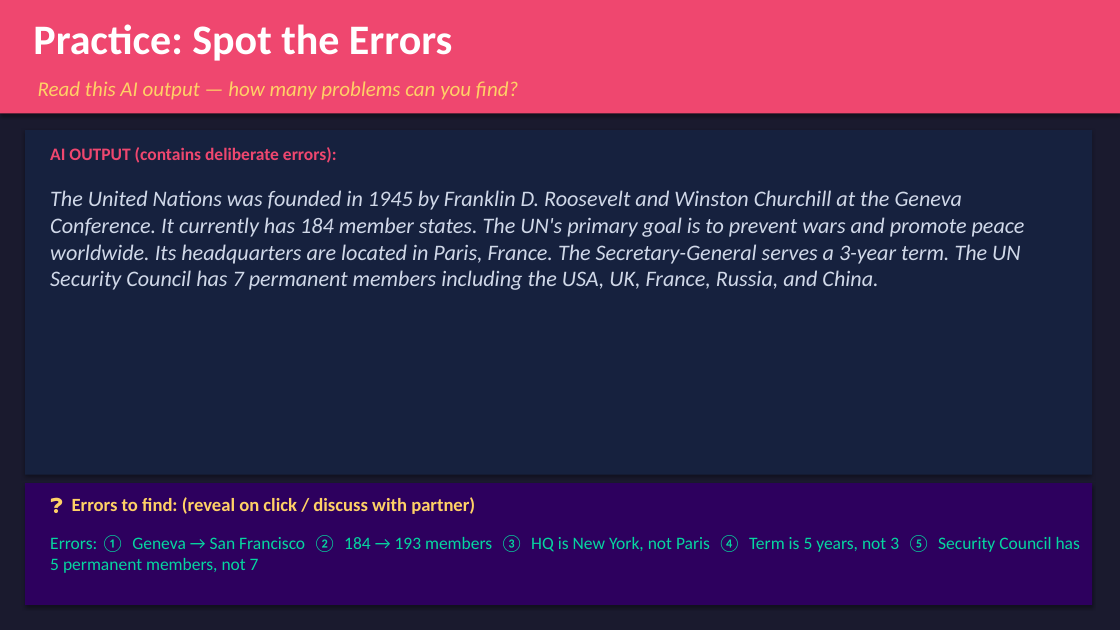
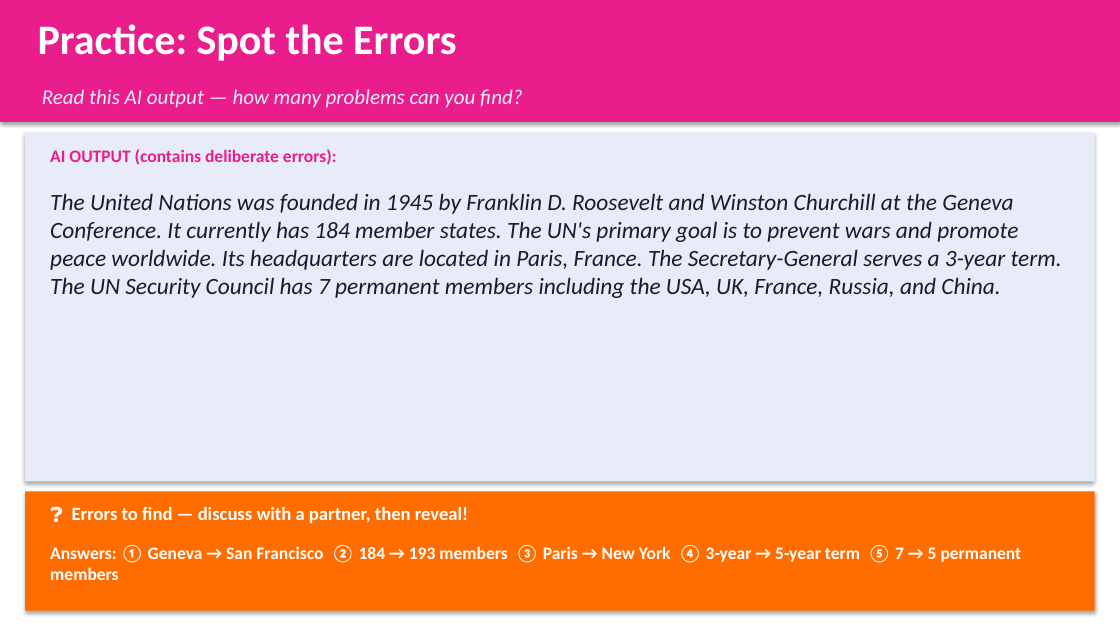
Before and after one commit to pegleg31/powerpoints, a slide deck: slide 32 of AI_Workshop_Presentation.pptx (slide 44 before the commit). Drawn at 1120x630 pixels with LibreOffice and Linux fonts; fonts in the diff are those of the drawing. Boxes give left, top, right and bottom in pixels: in the first picture for what was removed or moved away, otherwise in the second. Text is boxed around its words. In the diff, an @@ line names an element or a change of style, - is before the commit and + after.

```diff
--- a/AI_Workshop_Presentation.pptx
+++ b/AI_Workshop_Presentation.pptx
@@ background #1A1A2E to #FFFFFF @@
@@ rectangle: place and size @@
-rectangle at box(0, 0, 1120, 113)
+rectangle at box(0, 0, 1120, 122)
@@ rectangle at box(0, 0, 1120, 122): fill #EF476F to #E91E8C @@
@@ text "Practice: Spot the Errors": place and size @@
-text "Practice: Spot the Errors" at box(33, 24, 452, 61)
+text "Practice: Spot the Errors" at box(38, 24, 456, 61)
@@ text "Read this AI output — ...": place and size @@
-text "Read this AI output — ..." at box(38, 81, 518, 100)
+text "Read this AI output — ..." at box(42, 89, 522, 108)
@@ text "Read this AI output — ..." at box(42, 89, 522, 108): text colour #FFD166 to #E8ECF8 @@
@@ rectangle: place and size @@
-rectangle at box(25, 130, 1092, 475)
+rectangle at box(25, 133, 1095, 481)
@@ rectangle at box(25, 133, 1095, 481): fill #16213E to #E8ECF8 @@
@@ text "AI OUTPUT (contains deliberate errors):" at box(50, 149, 337, 165): text colour #EF476F to #E91E8C @@
@@ text "The United Nations was founded ..." at box(50, 193, 1062, 298): size 19 to 20 pt, text colour #D0D8E8 to #1A1A2E @@
@@ rectangle: place and size @@
-rectangle at box(25, 483, 1092, 605)
+rectangle at box(25, 492, 1095, 611)
@@ rectangle at box(25, 492, 1095, 611): fill #2D005E to #FF6D00 @@
@@ text at box(72, 507, 469, 523): text changed; text colour #FFD166 to #FFFFFF @@
-❓ Errors to find: (reveal on click / discuss with partner)
+❓ Errors to find — discuss with a partner, then reveal!
@@ text at box(50, 545, 1022, 580): text changed; text colour #06D6A0 to #FFFFFF; bold on @@
-Errors: ① Geneva → San Francisco ② 184 → 193 members ③ HQ is New York, not Paris ④ Term is 5 years, not 3 ⑤ Security Council has 5 permanent members, not 7
+Answers: ① Geneva → San Francisco ② 184 → 193 members ③ Paris → New York ④ 3-year → 5-year term ⑤ 7 → 5 permanent members
```
Also in this commit, not shown: 43 other slides changed, 12 slides removed, 1 other file.
